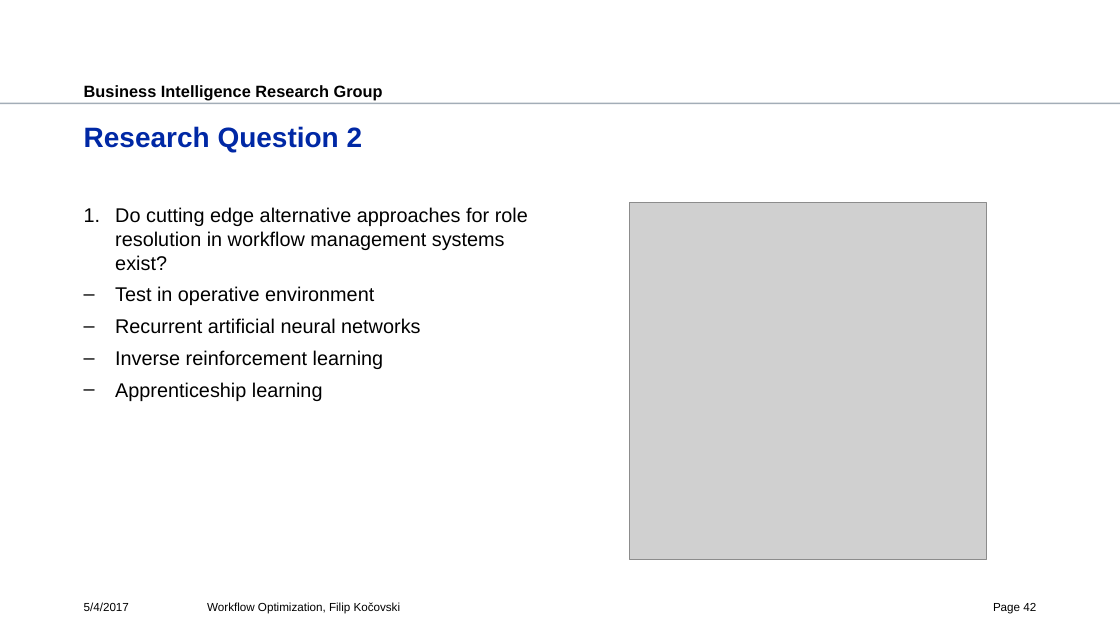
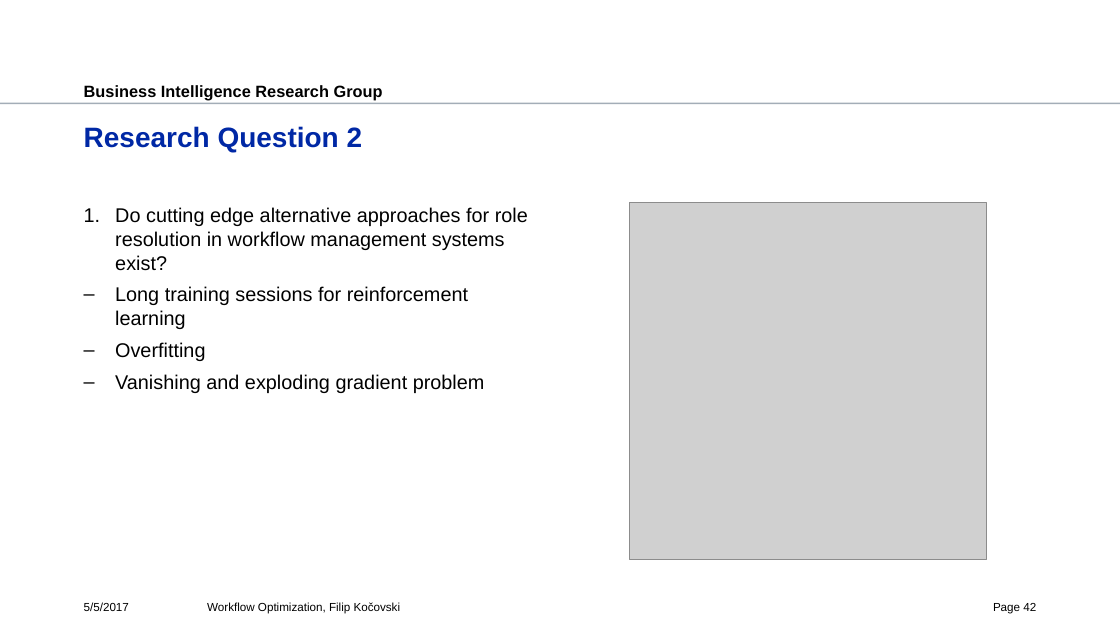
Before and after one commit to fkocovski/mt_presentation, a slide deck: slide 42 of Workflow Optimization.pptx. Drawn at 1120x630 pixels with LibreOffice and Linux fonts; fonts in the diff are those of the drawing; grey boxes stand for pictures; background and template pictures are left out. Boxes give left, top, right and bottom in pixels: in the first picture for what was removed or moved away, otherwise in the second. Text is boxed around its words. In the diff, an @@ line names an element or a change of style, - is before the commit and + after.

Commit message:
fixes

```diff
--- a/Workflow Optimization.pptx
+++ b/Workflow Optimization.pptx
@@ text at (x1=115, y1=286, x2=485, y2=393): text changed @@
-– Test in operative environment
-– Recurrent artificial neural networks
-– Inverse reinforcement learning
-– Apprenticeship learning
+– Long training sessions for reinforcement learning
+– Overfitting
+– Vanishing and exploding gradient problem
@@ text at (x1=84, y1=602, x2=129, y2=611): text changed @@
-5/4/2017
+5/5/2017
```
Also in this commit, not shown: 41 other slides changed.
